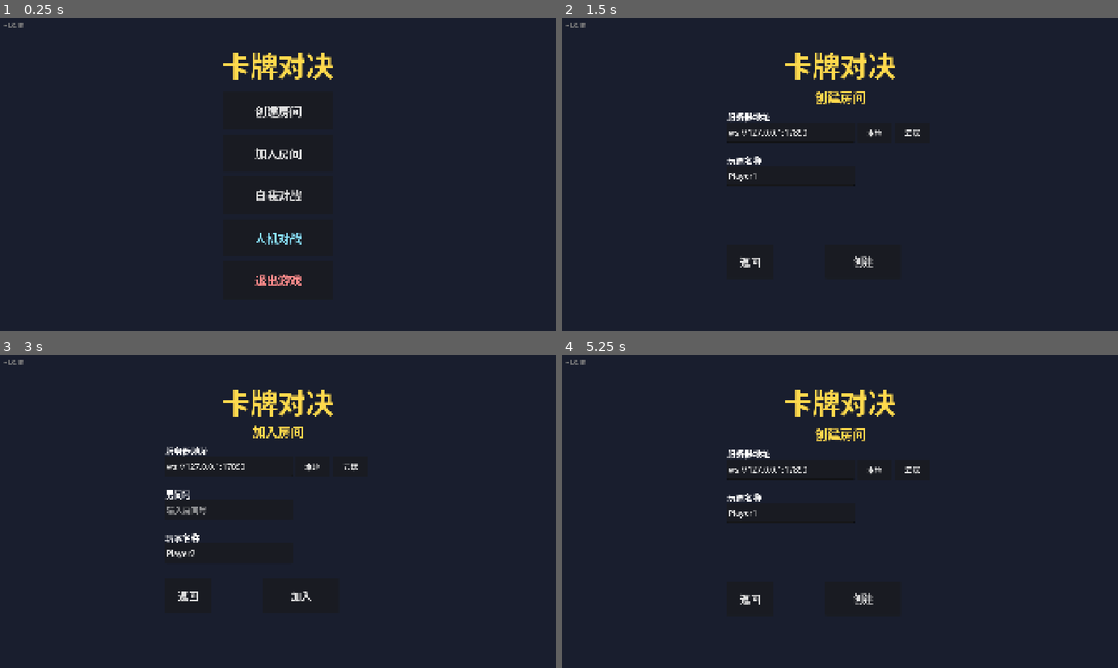
Above: before the commit, frames 1-4 (two rows, left to right).
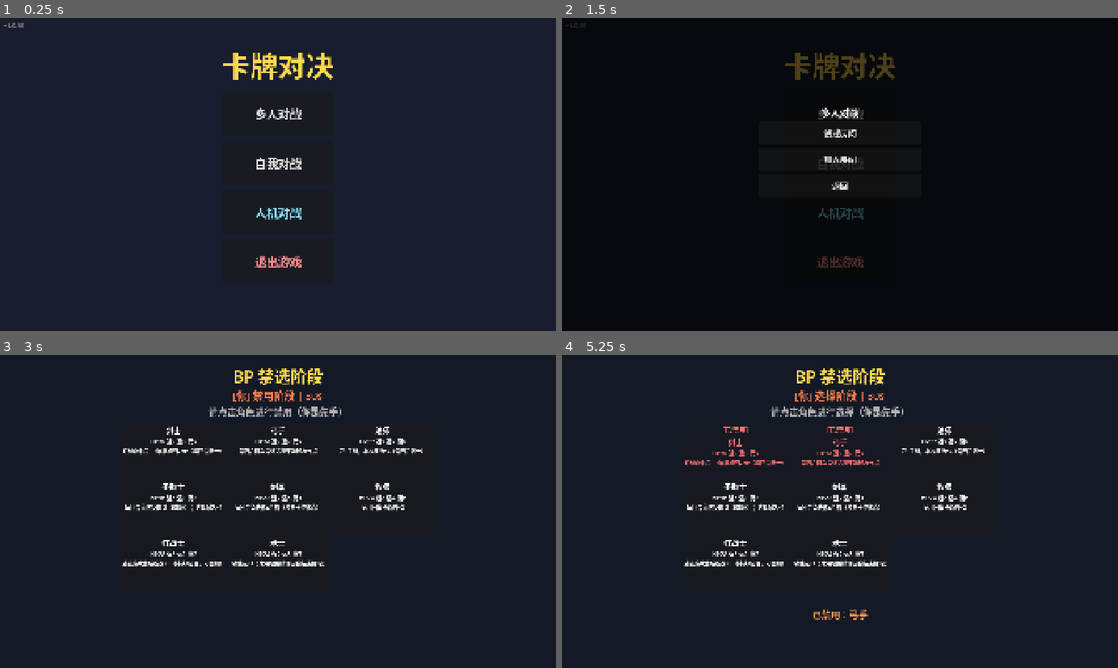
Above: after the commit, the same moments.

Repository: 41hu/card_duel
Game: Godot game, scene res://scenes/main_menu.tscn
The game is run twice, just before and just after one commit, with the same random seed, the same clock (stepped at 60 frames per second) and the same inputs.
Inputs (mouse positions are in pixels of both pictures, inside the frame that each line leads up to):
- Up to frame 1 (0.25 s): no input
- Up to frame 2 (1.5 s): click (840, 111) at 0.5 s, where only the run before the commit has a clickable "创建房间"; click (840, 115) at 1.25 s, where only the run after the commit has a clickable "多人对战"
- Up to frame 3 (3 s): click "返回" at 2 s; click (278, 489) at 2.75 s, where only the run before the commit has a clickable "加入房间"
- Up to frame 4 (5.25 s): click (751, 596) at 3.5 s, where only the run before the commit has a clickable "返回"; click (734, 452) at 4.27 s; click (840, 452) at 5.02 s

The runs differ from the first frame. In frame 1, 1.5% of the frame differs, in the area x 3-55%, y 1-86%; in frame 2, 94%, in the area x 0-100%, y 0-100%; in frame 3, 5.2%; in frame 4, 5.4%.

Commit message:
主菜单按钮合并+防具牌堆污染修复: bump 1.0.16
- 创建/加入房间合并为"多人对战"按钮, 点击后选择创建或加入
- 修复: 换装时旧防具数据结构误入弃牌堆, 重洗后污染牌堆导致 AI 决策崩溃
- AI 决策加异常卡防御

Co-Authored-By: Claude Opus 4.8 <noreply@anthropic.com>

Diff:
--- a/scenes/main_menu.tscn
+++ b/scenes/main_menu.tscn
@@ -44,39 +44,30 @@
 offset_bottom = 450.0
 grow_horizontal = 2
 
-[node name="CreateBtn" type="Button" parent="MainPanel" unique_id=945651176]
+[node name="MultiBtn" type="Button" parent="MainPanel" unique_id=945651176]
 layout_mode = 0
 offset_left = 285.0
 offset_top = 15.0
 offset_right = 665.0
-offset_bottom = 145.0
-theme_override_font_sizes/font_size = 40
-text = "创建房间"
-
-[node name="JoinBtn" type="Button" parent="MainPanel" unique_id=354150312]
-layout_mode = 0
-offset_left = 285.0
-offset_top = 161.0
-offset_right = 665.0
-offset_bottom = 291.0
-theme_override_font_sizes/font_size = 40
-text = "加入房间"
+offset_bottom = 165.0
+theme_override_font_sizes/font_size = 40
+text = "多人对战"
 
 [node name="SelfBtn" type="Button" parent="MainPanel" unique_id=1625168154]
 layout_mode = 0
 offset_left = 285.0
-offset_top = 307.0
-offset_right = 665.0
-offset_bottom = 437.0
+offset_top = 185.0
+offset_right = 665.0
+offset_bottom = 335.0
 theme_override_font_sizes/font_size = 40
 text = "自我对战"
 
 [node name="AiBtn" type="Button" parent="MainPanel" unique_id=1144228867]
 layout_mode = 0
 offset_left = 285.0
-offset_top = 453.0
-offset_right = 665.0
-offset_bottom = 583.0
+offset_top = 355.0
+offset_right = 665.0
+offset_bottom = 505.0
 theme_override_colors/font_color = Color(0.55, 0.9, 1, 1)
 theme_override_font_sizes/font_size = 40
 text = "人机对战"
@@ -84,9 +75,9 @@
 [node name="QuitBtn" type="Button" parent="MainPanel" unique_id=1144228866]
 layout_mode = 0
 offset_left = 285.0
-offset_top = 599.0
-offset_right = 665.0
-offset_bottom = 729.0
+offset_top = 525.0
+offset_right = 665.0
+offset_bottom = 675.0
 theme_override_colors/font_color = Color(1, 0.55, 0.55, 1)
 theme_override_font_sizes/font_size = 40
 text = "退出游戏"
--- a/scripts/core/ai_player.gd
+++ b/scripts/core/ai_player.gd
@@ -73,6 +73,7 @@
 
 	# 1. 攻击动作（按手牌类型计算伤害）
 	for card in hand:
+		if not card.has("type_id"): continue  # 防御：跳过异常卡（防牌堆污染残留）
 		var tid = card.type_id
 		var dmg = -1
 		match tid:
--- a/scripts/core/equipment_system.gd
+++ b/scripts/core/equipment_system.gd
@@ -32,8 +32,7 @@
 	if reject != "": return {success=false, msg=reject}
 	var player = match_ref.get_player(player_idx)
 	var dur = 3 + match_ref.char_skills.armor_durability_bonus(player_idx)
-	if not player.armor.is_empty():
-		match_ref.card_systems[player_idx].discard.append(player.armor.duplicate())
+	# 旧防具直接消失（防具卡打出时已进弃牌堆；若把 {id,data} 结构塞进弃牌堆会污染牌堆）
 	player.armor = {id=armor_type_id, data=Config.ARMOR_DB[armor_type_id], durability=dur, max_durability=dur}
 	return {success=true, msg="装备了" + Config.ARMOR_DB[armor_type_id].name}
 
--- a/scripts/ui/main_menu.gd
+++ b/scripts/ui/main_menu.gd
@@ -20,8 +20,7 @@
 @onready var version_label: Label
 
 func _ready():
-	$MainPanel/CreateBtn.pressed.connect(_show_create)
-	$MainPanel/JoinBtn.pressed.connect(_show_join)
+	$MainPanel/MultiBtn.pressed.connect(_on_multi_battle)
 	$MainPanel/SelfBtn.pressed.connect(_on_self_play)
 	$MainPanel/AiBtn.pressed.connect(_on_ai_battle)
 	$MainPanel/QuitBtn.pressed.connect(func(): get_tree().quit())
@@ -220,6 +219,21 @@
 	LocalGame.start_bp()
 	get_tree().change_scene_to_file("res://scenes/bp_scene.tscn")
 
+# ---- 多人对战（选择创建或加入） ----
+func _on_multi_battle():
+	var c = _make_popup("多人对战")
+	var vb = c.get_child(1)
+	var create = _popup_btn("创建房间")
+	create.pressed.connect(func(): c.queue_free(); _show_create())
+	vb.add_child(create)
+	var join = _popup_btn("加入房间")
+	join.pressed.connect(func(): c.queue_free(); _show_join())
+	vb.add_child(join)
+	var back = _popup_btn("返回")
+	back.pressed.connect(func(): c.queue_free())
+	vb.add_child(back)
+	add_child(c)
+
 # ---- 人机对战 ----
 func _on_ai_battle():
 	_show_ai_difficulty()
--- a/scripts/version.gd
+++ b/scripts/version.gd
@@ -1,2 +1,2 @@
 # version.gd — 版本信息（必须用 .gd 文件，Godot 导出保证包含脚本）
-const VERSION = "1.0.15"
+const VERSION = "1.0.16"
